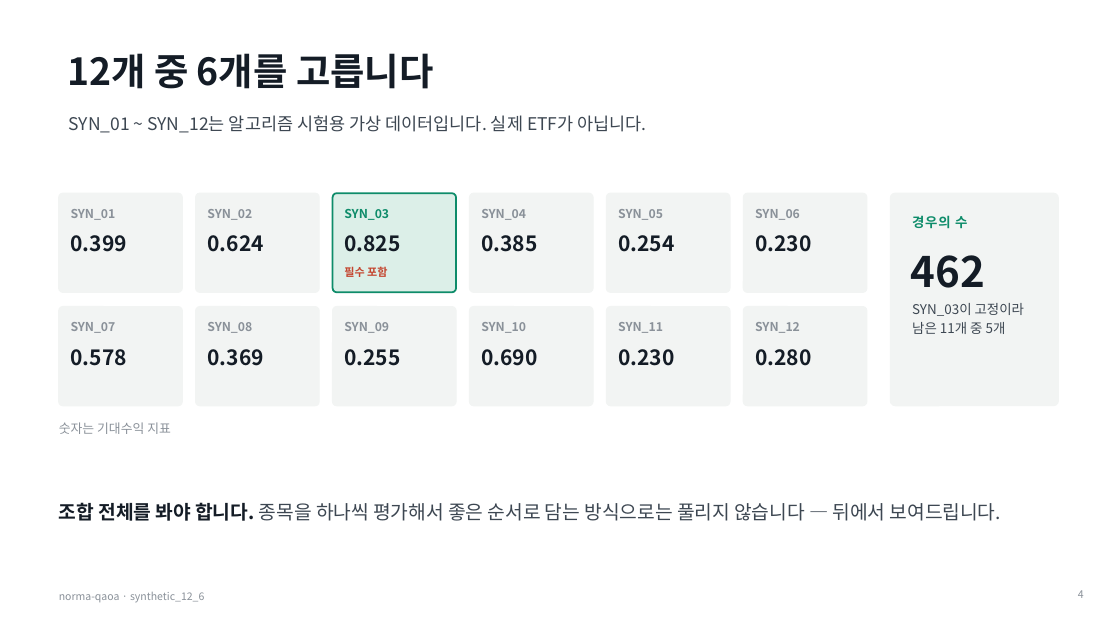
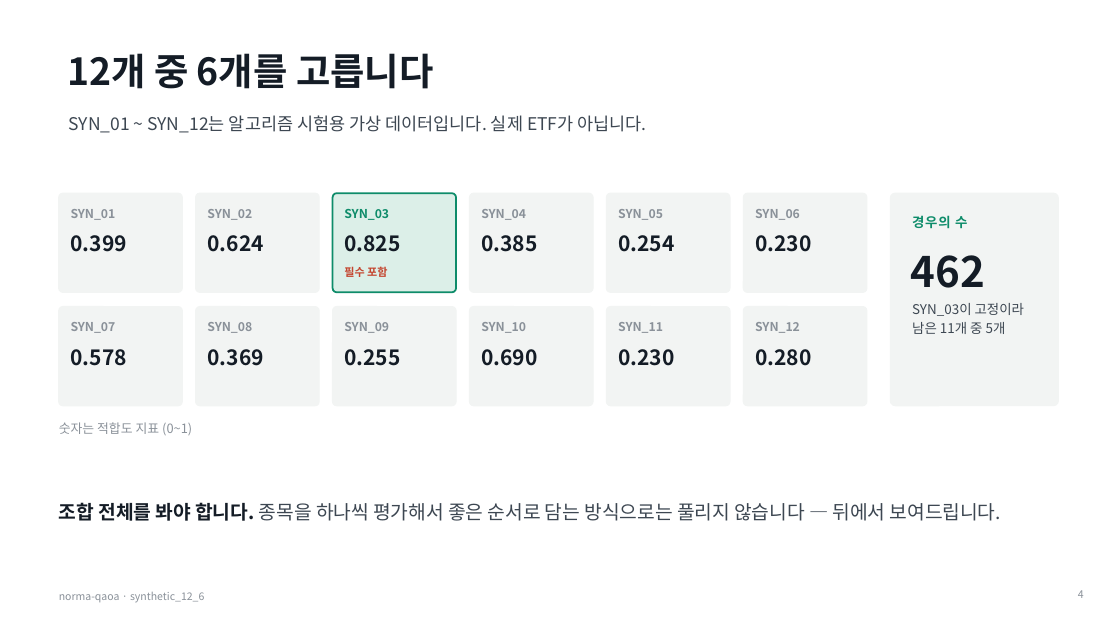
Before and after one commit to 202155570/norma-qaoa, a slide deck: slide 4 of docs/qaoa_measurement_briefing.pptx. Drawn at 1120x630 pixels with LibreOffice and Linux fonts; fonts in the diff are those of the drawing. Boxes give left, top, right and bottom in pixels: in the first picture for what was removed or moved away, otherwise in the second. Text is boxed around its words. In the diff, an @@ line names an element or a change of style, - is before the commit and + after.

```diff
--- a/docs/qaoa_measurement_briefing.pptx
+++ b/docs/qaoa_measurement_briefing.pptx
@@ text at <box>59,422,192,435</box>: text changed @@
-숫자는 기대수익 지표
+숫자는 적합도 지표 (0~1)
```
Also in this commit, not shown: 4 other slides changed, 2 other files.
